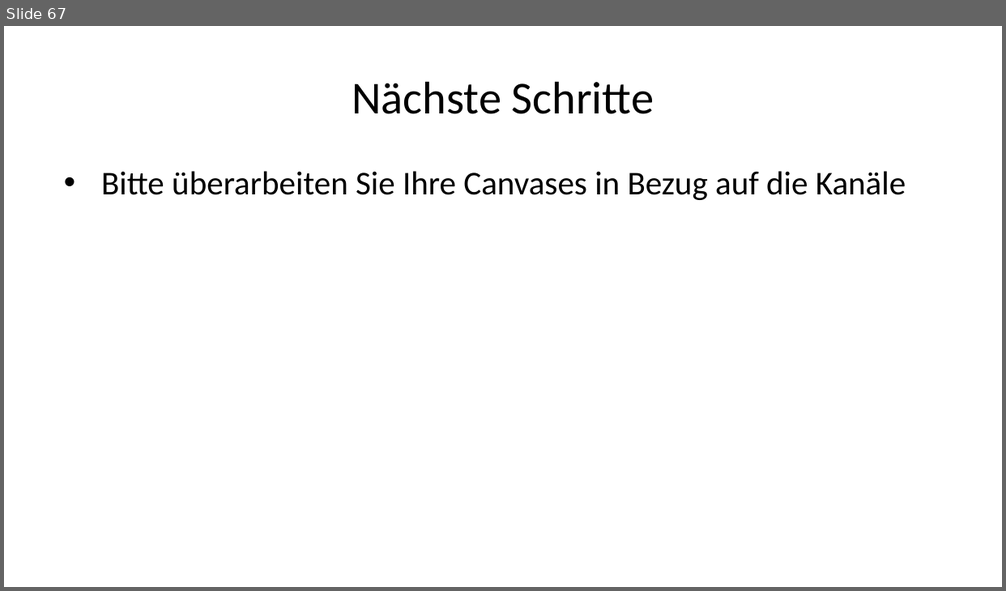
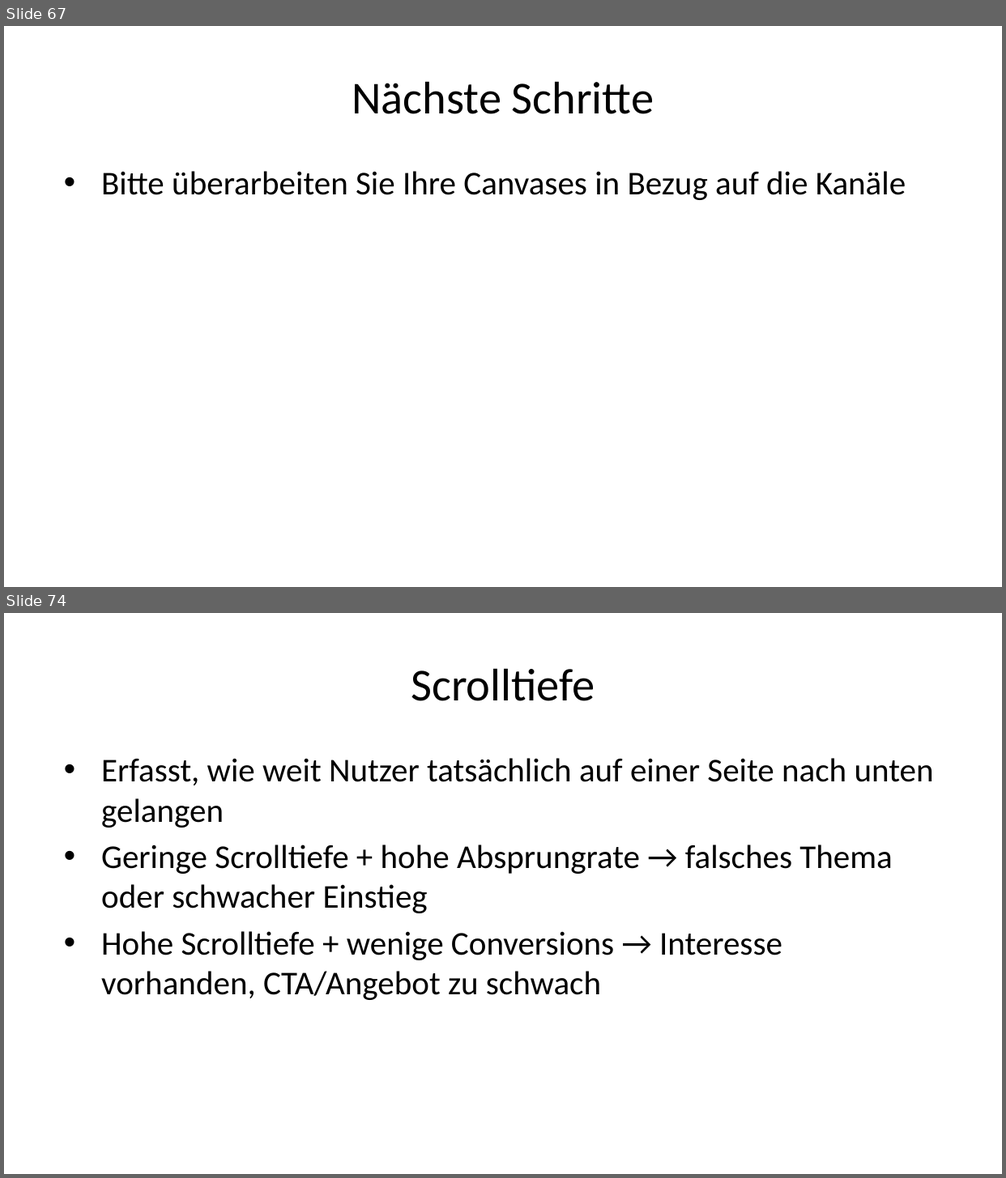
Before and after one commit to daswesen/digitale-inhalte, a slide deck: gdi.pptx. Shown one above the other, each under a label of ours: slide 67 before the commit, slides 67 and 74 after it; the slides between them are not shown. The pictures are 1006x591 and 1006x1178 pixels, drawn with LibreOffice and Linux fonts; fonts in the diff are those of the drawing. Boxes give left, top, right and bottom in pixels: in the first picture for what was removed or moved away, otherwise in the second. Text is boxed around its words. In the diff, an @@ line names an element or a change of style, - is before the commit and + after.

```diff
--- a/gdi.pptx
+++ b/gdi.pptx
@@ slide 74 added at (4,613,1002,1174), background #FFFFFF @@
@@ title added at (411,668,594,701), 33 pt, text #000000 @@
+Scrolltiefe
@@ text added at (101,758,934,1000), 24 pt, text #000000 @@
+• Erfasst, wie weit Nutzer tatsächlich auf einer Seite nach unten gelangen
+• Geringe Scrolltiefe + hohe Absprungrate → falsches Thema oder schwacher Einstieg
+• Hohe Scrolltiefe + wenige Conversions → Interesse vorhanden, CTA/Angebot zu schwach
```
Also in this commit, not shown: 3 slides changed, 37 other slides added, 2 slides removed, 3 other files.
